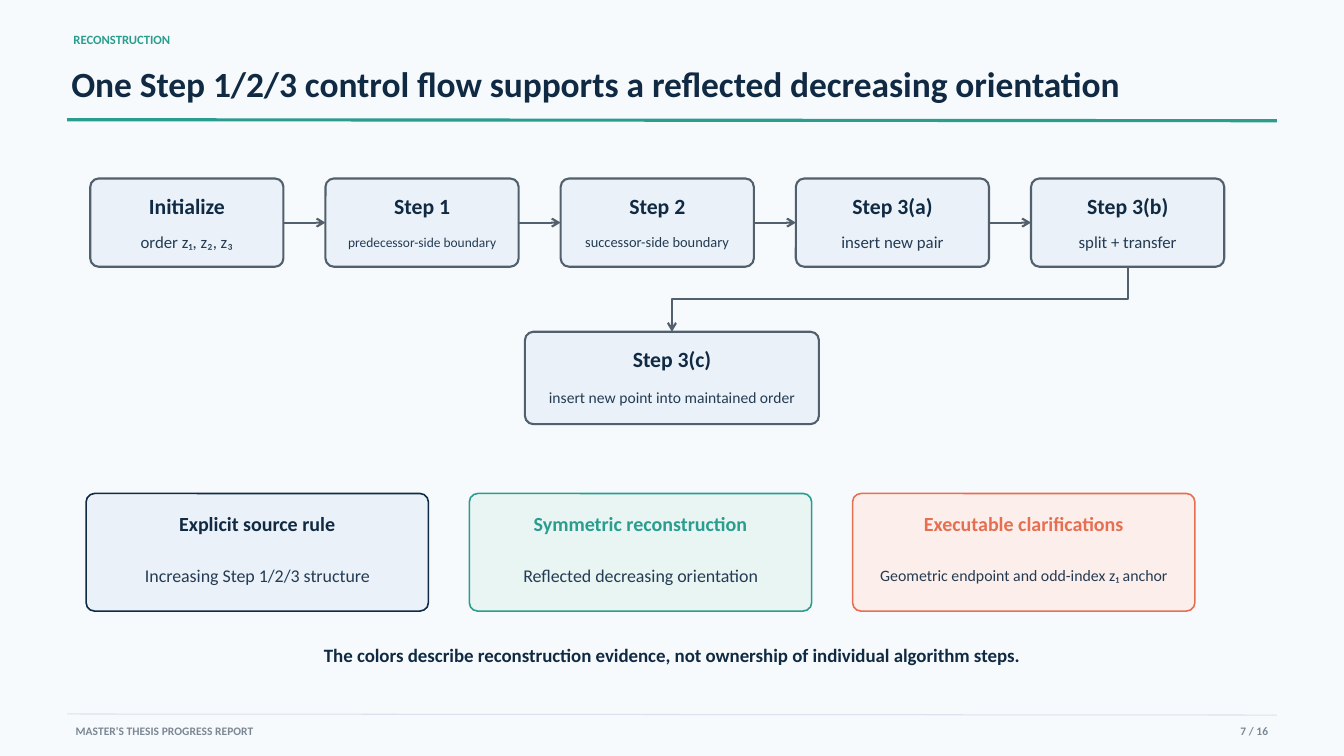
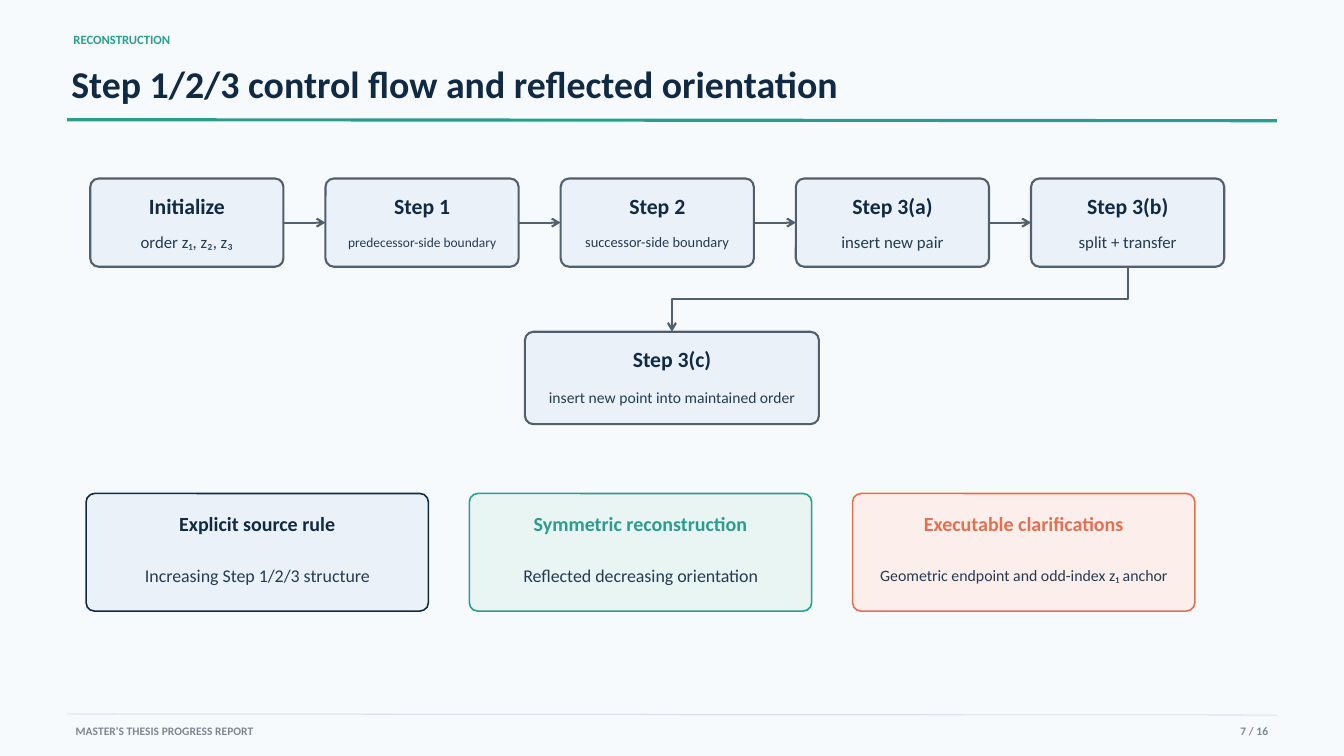
Before and after one commit to YixueWang983/jordan-sorting, a slide deck: slide 7 of presentations/progress_report/Jordan_Sorting_Progress_Report.pptx. Drawn at 1344x756 pixels with LibreOffice and Linux fonts; fonts in the diff are those of the drawing. Boxes give left, top, right and bottom in pixels: in the first picture for what was removed or moved away, otherwise in the second. Text is boxed around its words. In the diff, an @@ line names an element or a change of style, - is before the commit and + after.

```diff
--- a/presentations/progress_report/Jordan_Sorting_Progress_Report.pptx
+++ b/presentations/progress_report/Jordan_Sorting_Progress_Report.pptx
@@ text at (71, 71, 838, 104): text changed; size 25.3 to 27 pt @@
-One Step 1/2/3 control flow supports a reflected decreasing orientation
+Step 1/2/3 control flow and reflected orientation
@@ text removed at (324, 648, 1020, 665) @@
-The colors describe reconstruction evidence, not ownership of individual algorithm steps.
```
Also in this commit, not shown: 9 other slides changed, 5 other files.
